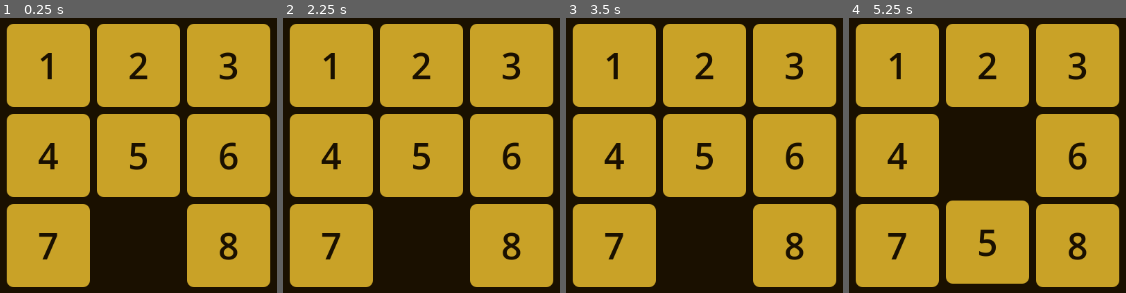
Above: before the commit, frames 1-4 (left to right).
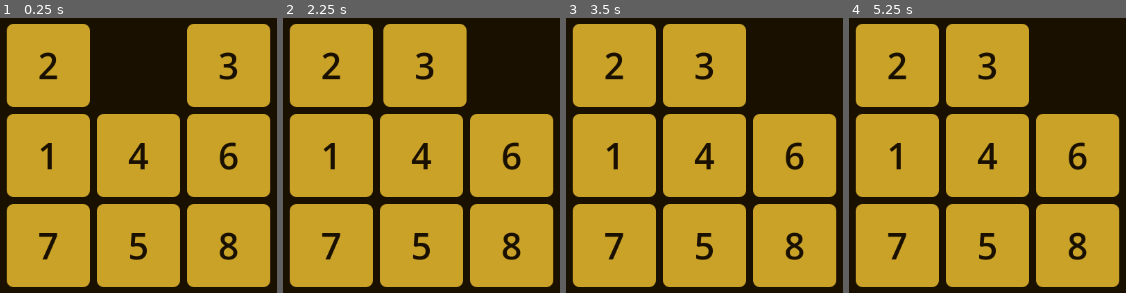
Above: after the commit, the same moments.

Repository: teologoeretico1975/LeTavoleDiAshan
Game: Godot game, scene res://scenes/game/GameBoard.tscn
Two runs of this game, one before a commit and one after it. Both use one fixed random seed, a clock stepped at 60 frames per second and the inputs below.
Inputs (mouse positions are in pixels of both pictures, inside the frame that each line leads up to):
- Up to frame 1 (0.25 s): no input
- Up to frame 2 (2.25 s): tap Enter at 0.5, 2 s; move the mouse to (outside the picture) at 0.52 s; click (outside the picture) at 0.67 s; tap Space at 1.25 s; move the mouse to (outside the picture) at 1.27 s; click (outside the picture) at 1.42 s; move the mouse to (501, 56) at 2.02 s; click (501, 56) at 2.17 s
- Up to frame 3 (3.5 s): tap Space at 2.75 s; move the mouse to (665, 246) at 2.77 s; click (665, 246) at 2.92 s
- Up to frame 4 (5.25 s): tap Enter at 3.5 s; move the mouse to (outside the picture) at 3.52 s; click (outside the picture) at 3.67 s; tap Space at 4.25 s; move the mouse to (outside the picture) at 4.27 s; click (outside the picture) at 4.42 s; move the mouse to (1026, 155) at 5.02 s; click (1026, 155) at 5.17 s

The runs differ from the first frame. In frame 1, 19% of the frame differs, in the area x 13-65%, y 2-98%; in frame 2, 20%, in the area x 13-98%, y 2-98%; in frame 3, 19%; in frame 4, 20%.

Commit message:
Add Chapter I level data, generator, and JSON loading in GameBoard
data/levels/chapter_01.json:
  12 levels (3x3) with optimal_moves 5-16, states derived analytically:
  each state constructed in exactly K non-backtracking moves from the
  goal with MD=K at every step, proving optimal=K without running A*.
  par_moves = round(optimal*1.4), good_moves = optimal*2.

scripts/tools/GenerateChapter01.gd:
  EditorScript that regenerates the JSON via random walk + PuzzleSolver.
  Fixed seed (0x4153414E) for reproducibility; adaptive scramble length
  targets high optimal values (13-16) that shorter walks rarely produce.

scripts/ui/GameBoard.gd:
  Replace hardcoded initial state with _load_level(1) reading from JSON.
  _load_level() uses FileAccess + JSON.parse_string(), casts float→int
  for all tile values, and falls back to the hardcoded 1-move state if
  the file is missing or malformed so the scene never hard-crashes.

Co-Authored-By: Claude Sonnet 4.6 <noreply@anthropic.com>

Diff:
--- /dev/null
+++ b/data/levels/chapter_01.json
@@ -0,0 +1,102 @@
+{
+	"chapter": 1,
+	"grid_size": 3,
+	"levels": [
+		{
+			"id": 1,
+			"title": "La Soglia",
+			"initial_state": [2, 0, 3, 1, 4, 6, 7, 5, 8],
+			"optimal_moves": 5,
+			"par_moves": 7,
+			"good_moves": 10
+		},
+		{
+			"id": 2,
+			"title": "Polvere Prima",
+			"initial_state": [2, 3, 0, 1, 4, 6, 7, 5, 8],
+			"optimal_moves": 6,
+			"par_moves": 8,
+			"good_moves": 12
+		},
+		{
+			"id": 3,
+			"title": "Il Primo Frammento",
+			"initial_state": [2, 3, 6, 1, 4, 0, 7, 5, 8],
+			"optimal_moves": 7,
+			"par_moves": 10,
+			"good_moves": 14
+		},
+		{
+			"id": 4,
+			"title": "Il Sigillo Spezzato",
+			"initial_state": [2, 3, 6, 1, 4, 8, 7, 5, 0],
+			"optimal_moves": 8,
+			"par_moves": 11,
+			"good_moves": 16
+		},
+		{
+			"id": 5,
+			"title": "Voci di Pietra",
+			"initial_state": [2, 3, 6, 1, 4, 8, 7, 0, 5],
+			"optimal_moves": 9,
+			"par_moves": 13,
+			"good_moves": 18
+		},
+		{
+			"id": 6,
+			"title": "Il Corridoio Sommerso",
+			"initial_state": [2, 3, 6, 1, 4, 8, 0, 7, 5],
+			"optimal_moves": 10,
+			"par_moves": 14,
+			"good_moves": 20
+		},
+		{
+			"id": 7,
+			"title": "Frammenti di un Nome",
+			"initial_state": [2, 3, 6, 0, 4, 8, 1, 7, 5],
+			"optimal_moves": 11,
+			"par_moves": 15,
+			"good_moves": 22
+		},
+		{
+			"id": 8,
+			"title": "La Lampada Spenta",
+			"initial_state": [0, 3, 6, 2, 4, 8, 1, 7, 5],
+			"optimal_moves": 12,
+			"par_moves": 17,
+			"good_moves": 24
+		},
+		{
+			"id": 9,
+			"title": "Ciò Che Rimase",
+			"initial_state": [3, 0, 6, 2, 4, 8, 1, 7, 5],
+			"optimal_moves": 13,
+			"par_moves": 18,
+			"good_moves": 26
+		},
+		{
+			"id": 10,
+			"title": "Il Margine del Foglio",
+			"initial_state": [3, 6, 0, 2, 4, 8, 1, 7, 5],
+			"optimal_moves": 14,
+			"par_moves": 20,
+			"good_moves": 28
+		},
+		{
+			"id": 11,
+			"title": "Eco Senza Origine",
+			"initial_state": [3, 6, 8, 2, 4, 0, 1, 7, 5],
+			"optimal_moves": 15,
+			"par_moves": 21,
+			"good_moves": 30
+		},
+		{
+			"id": 12,
+			"title": "La Prima Tavola",
+			"initial_state": [3, 6, 8, 2, 0, 4, 1, 7, 5],
+			"optimal_moves": 16,
+			"par_moves": 22,
+			"good_moves": 32
+		}
+	]
+}
--- /dev/null
+++ b/scripts/tools/GenerateChapter01.gd
@@ -0,0 +1,170 @@
+# scripts/tools/GenerateChapter01.gd
+#
+# EditorScript che genera data/levels/chapter_01.json.
+# Come eseguire: apri nell'editor Godot, premi Run (▶) o Ctrl+Shift+X.
+#
+# Strategia:
+#   - Genera stati 3x3 con random walk non-inverse di lunghezze variabili.
+#   - Risolve ogni stato con PuzzleSolver (A* senza limite di nodi — 3x3 è veloce).
+#   - Raccoglie il primo stato trovato per ogni valore optimal in [5, 16].
+#   - Assegna titoli in ordine crescente di optimal_moves e scrive il JSON.
+#
+# NOTA: il range 5-16 (12 valori) copre esattamente i 12 titoli.
+# Il file pre-esistente è stato generato analiticamente; questo script
+# sovrascrive con stati trovati via random walk (risultato diverso ad ogni seed).
+
+@tool
+extends EditorScript
+
+
+const GRID_SIZE      := 3
+const OPTIMAL_MIN    := 5
+const OPTIMAL_MAX    := 16   # 12 valori: 5..16
+const MAX_ATTEMPTS   := 5000 # tentativi massimi prima di rinunciare
+
+const TITLES: Array[String] = [
+	"La Soglia",
+	"Polvere Prima",
+	"Il Primo Frammento",
+	"Il Sigillo Spezzato",
+	"Voci di Pietra",
+	"Il Corridoio Sommerso",
+	"Frammenti di un Nome",
+	"La Lampada Spenta",
+	"Ciò Che Rimase",
+	"Il Margine del Foglio",
+	"Eco Senza Origine",
+	"La Prima Tavola",
+]
+
+const OUTPUT_PATH := "res://data/levels/chapter_01.json"
+
+
+func _run() -> void:
+	print("=".repeat(40))
+	print("Generazione Capitolo I — 12 livelli 3x3")
+	print("=".repeat(40))
+
+	var solver := PuzzleSolver.new()
+	var rng    := RandomNumberGenerator.new()
+	# Seed fisso: ogni esecuzione produce lo stesso JSON.
+	# Cambia il seed per esplorare stati alternativi.
+	rng.seed = 0x4153414E  # "ASAN" in ASCII
+
+	# found: Dictionary[int, BoardState] — un solo stato per optimal_moves.
+	# In GDScript i Dictionary non sono tipizzati — come Dictionary<int, BoardState> in C#.
+	var found: Dictionary = {}
+
+	var attempt := 0
+	while found.size() < 12 and attempt < MAX_ATTEMPTS:
+		attempt += 1
+
+		# Lunghezza dello scramble: varia in base a quanti valori mancano ancora.
+		# Per valori alti (>12) serve uno scramble più lungo.
+		var n_moves: int = _scramble_length_for(found, rng)
+		var state  := _scramble(n_moves, rng)
+		var result := solver.solve(state)
+
+		if result.aborted or not result.solvable:
+			continue
+
+		var opt: int = result.optimal_moves
+		if opt >= OPTIMAL_MIN and opt <= OPTIMAL_MAX and not found.has(opt):
+			found[opt] = state
+			print("  [%d/%d] optimal=%d trovato (tentativo %d)" \
+				% [found.size(), 12, opt, attempt])
+
+	# Ordina per optimal_moves crescente.
+	var sorted_optima: Array = found.keys()
+	sorted_optima.sort()
+
+	if sorted_optima.size() < 12:
+		var missing: Array = []
+		for v in range(OPTIMAL_MIN, OPTIMAL_MAX + 1):
+			if not found.has(v):
+				missing.append(v)
+		push_warning("Valori optimal mancanti dopo %d tentativi: %s" \
+			% [MAX_ATTEMPTS, str(missing)])
+		print("ATTENZIONE: JSON scritto con %d livelli (mancano: %s)" \
+			% [sorted_optima.size(), str(missing)])
+
+	var levels: Array = []
+	for i in sorted_optima.size():
+		var opt:   int        = sorted_optima[i]
+		var state: BoardState = found[opt]
+
+		# roundi() = Math.Round() con ritorno int — come (int)Math.Round() in C#.
+		var par_moves:  int = roundi(opt * 1.4)
+		var good_moves: int = opt * 2
+
+		# Array(state.tiles) converte Array[int] tipizzato in Array non tipizzato,
+		# necessario perché JSON.stringify non accetta typed arrays.
+		levels.append({
+			"id":            i + 1,
+			"title":         TITLES[i],
+			"initial_state": Array(state.tiles),
+			"optimal_moves": opt,
+			"par_moves":     par_moves,
+			"good_moves":    good_moves,
+		})
+
+	var data := {
+		"chapter":   1,
+		"grid_size": GRID_SIZE,
+		"levels":    levels,
+	}
+
+	# JSON.stringify(data, "\t") = JsonSerializer.Serialize con indentazione in C#.
+	var json_text: String = JSON.stringify(data, "\t")
+
+	# FileAccess.open con WRITE crea il file se non esiste, lo sovrascrive se esiste.
+	# Ritorna null se il path non è accessibile (es. directory inesistente).
+	var file := FileAccess.open(OUTPUT_PATH, FileAccess.WRITE)
+	if file == null:
+		push_error("Impossibile aprire in scrittura: %s" % OUTPUT_PATH)
+		return
+
+	file.store_string(json_text)
+	file.close()
+
+	print("Scritto: %s  (%d livelli)" % [OUTPUT_PATH, levels.size()])
+	print("=".repeat(40))
+
+
+# ---------------------------------------------------------------------------
+# Helper: lunghezza scramble adattiva
+# ---------------------------------------------------------------------------
+
+# Aumenta la lunghezza dello scramble quando i valori alti (>12) non sono ancora trovati.
+func _scramble_length_for(found: Dictionary, rng: RandomNumberGenerator) -> int:
+	var missing_high := false
+	for v in range(13, OPTIMAL_MAX + 1):
+		if not found.has(v):
+			missing_high = true
+			break
+
+	if missing_high:
+		# Scramble lungo: più probabile produrre optimal > 12.
+		return rng.randi_range(20, 35)
+	else:
+		# Scramble moderato: copre il range 5-12.
+		return rng.randi_range(8, 20)
+
+
+# ---------------------------------------------------------------------------
+# Helper: random walk non-inverse
+# ---------------------------------------------------------------------------
+
+func _scramble(n_moves: int, rng: RandomNumberGenerator) -> BoardState:
+	var state := BoardState.solved(GRID_SIZE)
+	var prev_blank: int = -1
+
+	for _i in range(n_moves):
+		var valid := state.valid_moves()
+		# Rimuovi la mossa che annullerebbe la precedente (stessa logica dei test).
+		if prev_blank != -1:
+			valid.erase(prev_blank)
+		prev_blank = state.blank_index
+		state = state.apply_move(valid[rng.randi_range(0, valid.size() - 1)])
+
+	return state
--- a/scripts/ui/GameBoard.gd
+++ b/scripts/ui/GameBoard.gd
@@ -61,13 +61,73 @@
 
 	_setup_background()
 
-	# Livello 1 Cap. I: stato risolto con una mossa invertita.
-	# apply_move(7) sposta la tile in posizione 7 (valore 8) nel blank (posizione 8).
-	# Risultato: [1,2,3,4,5,6,7,0,8] — un solo click per risolvere, ideale per tutorial.
-	_state = BoardState.solved(GRID_SIZE).apply_move(7)
+	_state = _load_level(1)
 
 	_build_board()
 	_refresh_tiles()
+
+
+# ---------------------------------------------------------------------------
+# Caricamento livello da JSON
+# ---------------------------------------------------------------------------
+
+# Legge data/levels/chapter_01.json e ritorna il BoardState del livello richiesto.
+# In caso di errore (file mancante, JSON malformato, id non trovato) ritorna un
+# fallback hardcoded così il gioco non si blocca mai.
+#
+# NOTE PER CHI VIENE DA C#:
+#   - FileAccess.open() ritorna null se il file non esiste — non lancia eccezioni.
+#     In C# useresti try/catch su File.ReadAllText(); qui controlli null ad ogni passo.
+#   - JSON.parse_string() ritorna Variant (può essere Dictionary, Array, o null).
+#     Devi verificare il tipo con "is" prima di usarlo.
+#   - I numeri in un JSON parsato diventano FLOAT in GDScript, non int.
+#     Occorre castare esplicitamente con int(v).
+func _load_level(level_id: int) -> BoardState:
+	var path := "res://data/levels/chapter_01.json"
+
+	var file := FileAccess.open(path, FileAccess.READ)
+	if file == null:
+		push_warning("GameBoard: %s non trovato — uso fallback hardcoded." % path)
+		return _fallback_state()
+
+	var text  := file.get_as_text()
+	file.close()
+
+	# parse_string ritorna null se il testo non è JSON valido.
+	var data = JSON.parse_string(text)
+	if data == null or not data is Dictionary:
+		push_warning("GameBoard: JSON malformato in %s — uso fallback." % path)
+		return _fallback_state()
+
+	# data["levels"] è un Array di Dictionary — equivale a List<Dictionary> in C#.
+	# .get(key, default) è il null-safe accessor: come dict.GetValueOrDefault() in C#.
+	var levels: Array = data.get("levels", [])
+	for level_data in levels:
+		if int(level_data.get("id", -1)) != level_id:
+			continue
+
+		var raw: Array = level_data.get("initial_state", [])
+		if raw.size() != GRID_SIZE * GRID_SIZE:
+			push_warning("GameBoard: initial_state ha %d elementi (attesi %d)." \
+				% [raw.size(), GRID_SIZE * GRID_SIZE])
+			return _fallback_state()
+
+		# I valori nel JSON parsato sono float: int(v) li converte in interi.
+		# Equivalente di (int)jsonElement.GetDouble() in C# System.Text.Json.
+		var tiles: Array[int] = []
+		for v in raw:
+			tiles.append(int(v))
+
+		return BoardState.new(tiles, GRID_SIZE)
+
+	push_warning("GameBoard: livello id=%d non trovato in %s." % [level_id, path])
+	return _fallback_state()
+
+
+# Stato di emergenza: [1,2,3,4,5,6,7,0,8] — 1 mossa dalla soluzione.
+# Usato solo se il JSON non è disponibile o è corrotto.
+func _fallback_state() -> BoardState:
+	return BoardState.solved(GRID_SIZE).apply_move(7)
 
 
 func _setup_background() -> void:
